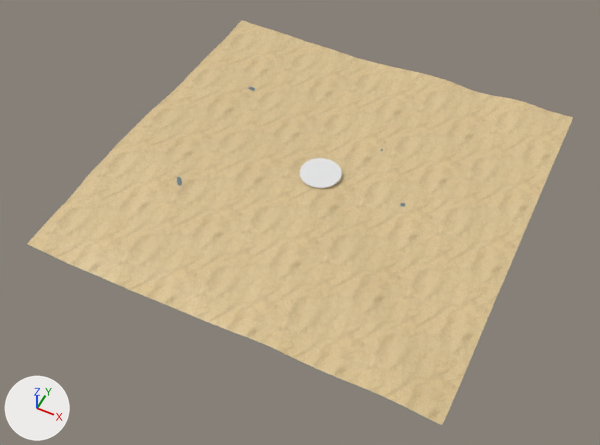
The Blender file blender/terrain.blend: old version first, new version second.
One viewpoint serves both versions: a 50 mm lens placed at (216.0, -473.0, 529.0), pointed at (-3.0, -35.0, -18.0). The axes (+X, +Y, +Z) are drawn at lower left. The lights are the same throughout.
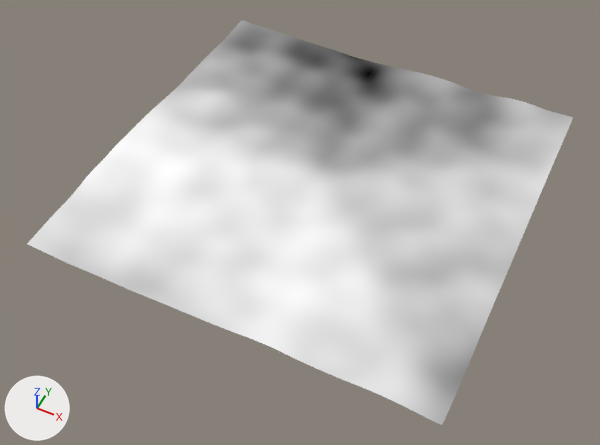
Edits to the bpy script that builds the scene:
```text
Change mat_material:
    remove # nodes: BsdfPrincipled, Mapping, OutputMaterial, TexCoord, TexImage, TexNoise
    remove # uses the picture img_seamless_beach_sand_texture_by_hhh316_d4hr45u_jpg_002
    nodes: Math x2, NewGeometry, OutputMaterial, SeparateXYZ
Remove ob_plane_001:
    ob_plane_001 = bpy.data.objects.new('Plane.001', me_plane_001)
    ob_plane_001.location = (0.0, 0.0, 13.5)
    ob_plane_001.rotation_euler = (1.571, 0.0, 0.0)  # degrees (90, 0, 0)
    ob_plane_001.scale = (18.8, 18.8, 18.8)
```

Boxes [x1, y1, x2, y2] around the edits, measured in the pictures (600 x 445 px):
'Plane', surface changed (beige to white): [27, 20, 573, 425] in both
'Plane.001', deleted: before [300, 158, 342, 188]
